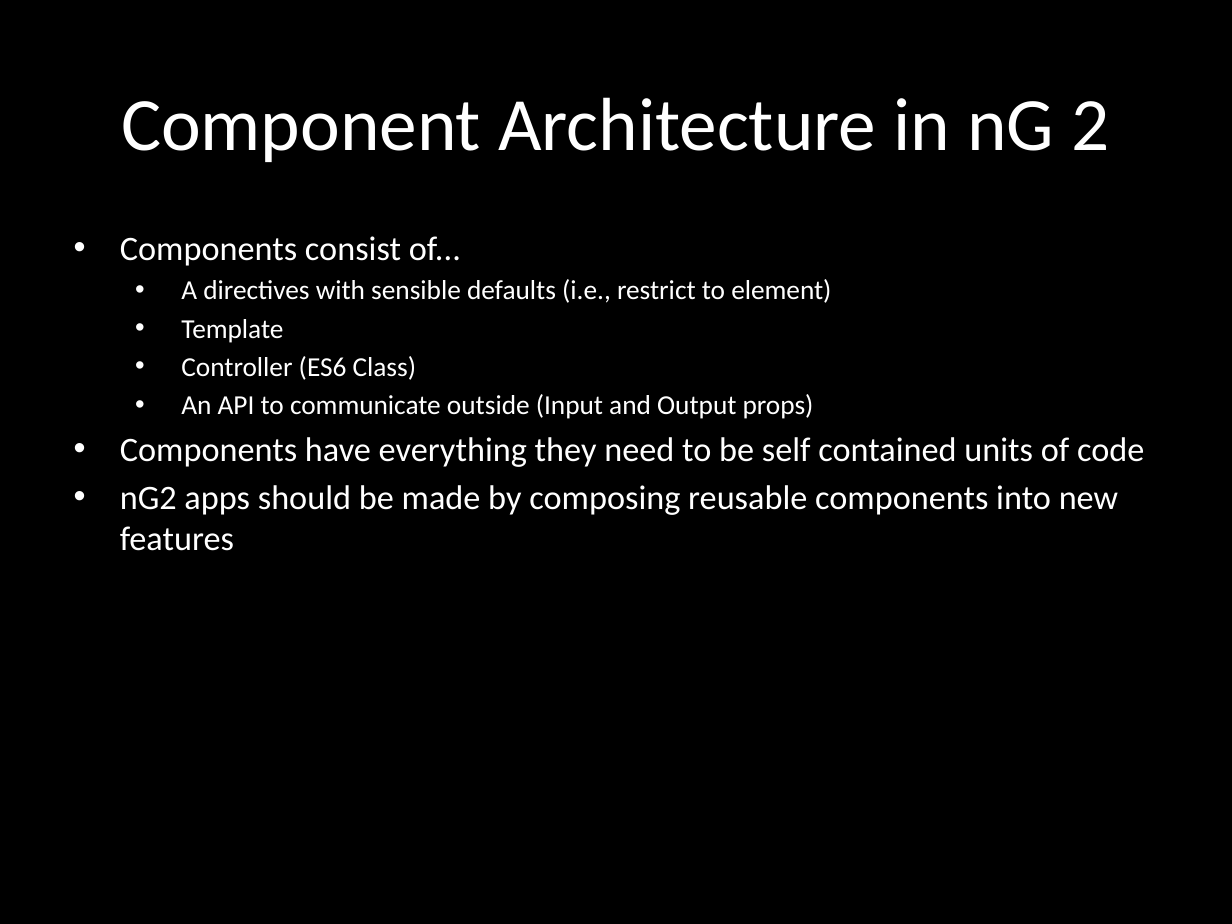
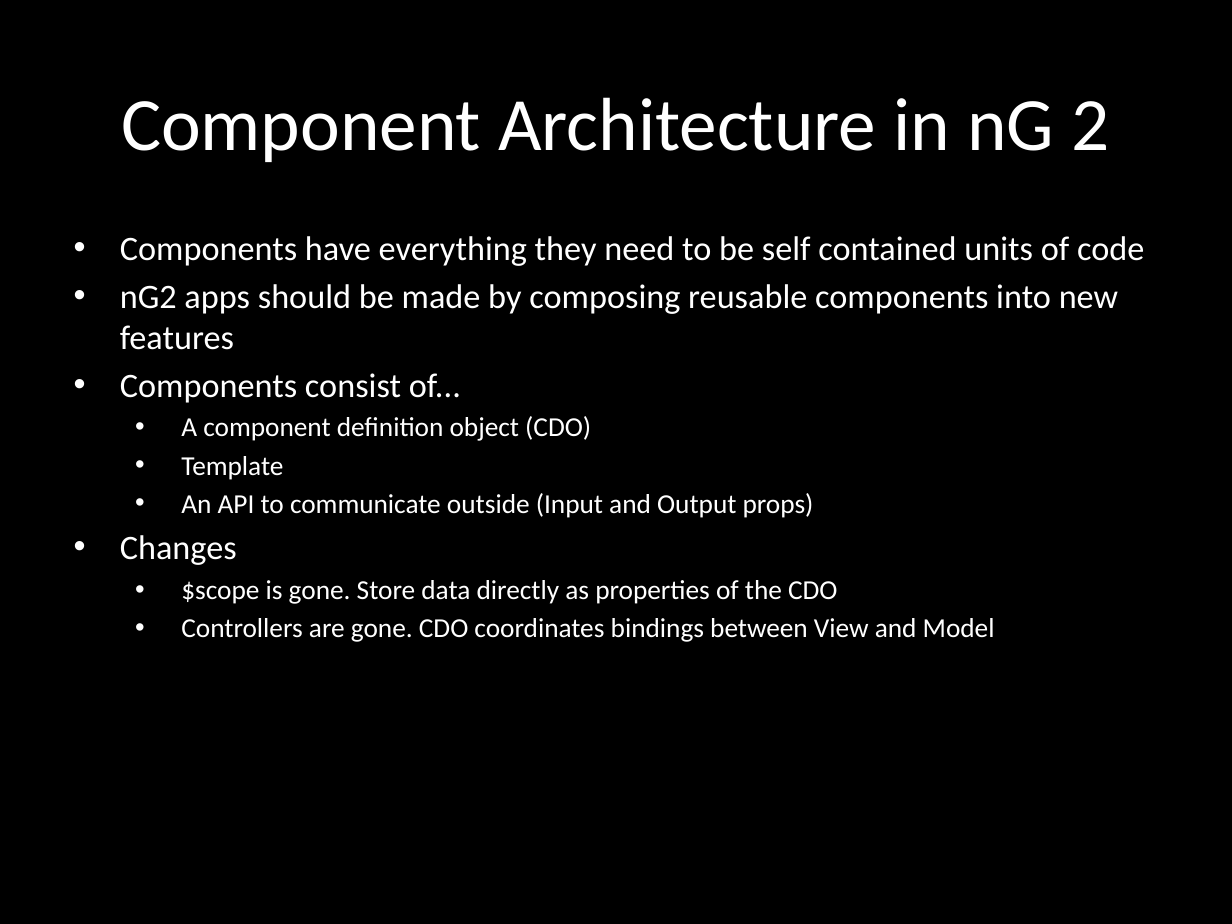
Before and after one commit to eliasjames/training-angular, a slide deck: slide 6 of slides/Angular Slides Day 3.pptx (slide 3 before the commit). Drawn at 1232x924 pixels with LibreOffice and Linux fonts; fonts in the diff are those of the drawing. Boxes give left, top, right and bottom in pixels: in the first picture for what was removed or moved away, otherwise in the second. Text is boxed around its words. In the diff, an @@ line names an element or a change of style, - is before the commit and + after.

```diff
--- a/slides/Angular Slides Day 3.pptx
+++ b/slides/Angular Slides Day 3.pptx
@@ subtitle at [120,236,831,419]: paragraphs removed @@
-• Components consist of...
-  • A directives with sensible defaults (i.e., restrict to element)
-  • Template
-  • Controller (ES6 Class)
-  • An API to communicate outside (Input and Output props)
@@ subtitle at [120,373,995,642]: paragraphs added @@
+• Components consist of...
+  • A component definition object (CDO)
+  • Template
+  • An API to communicate outside (Input and Output props)
+• Changes
+  • $scope is gone. Store data directly as properties of the CDO
+  • Controllers are gone. CDO coordinates bindings between View and Model
```
Also in this commit, not shown: 1 other slide changed, 3 slides added, 1 slide removed, 2 other files.
